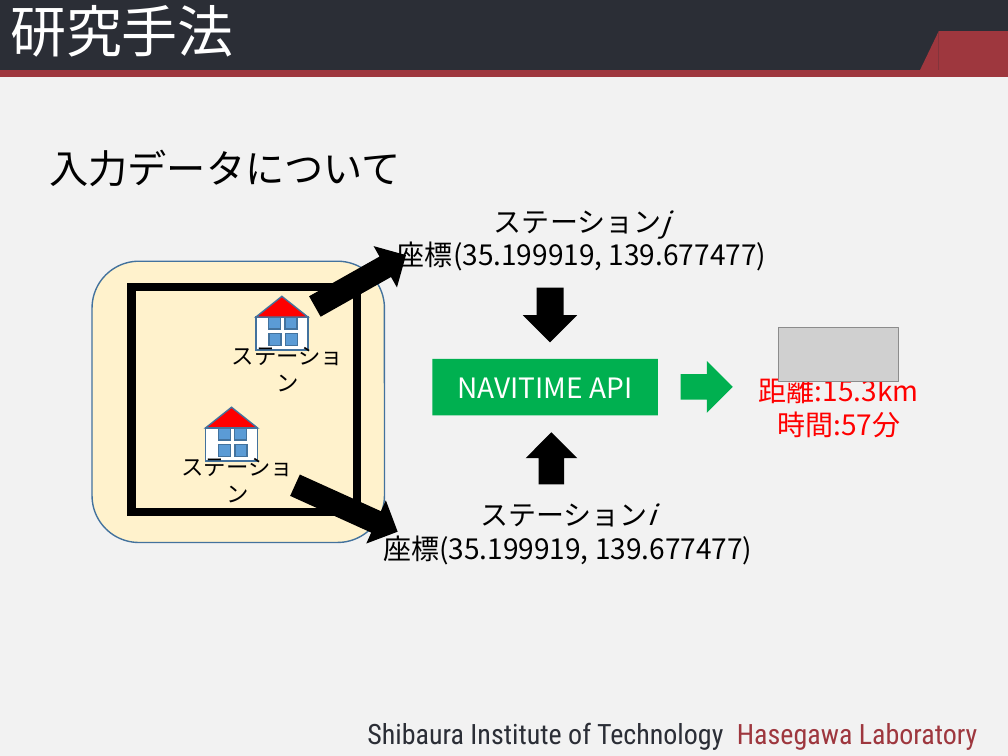
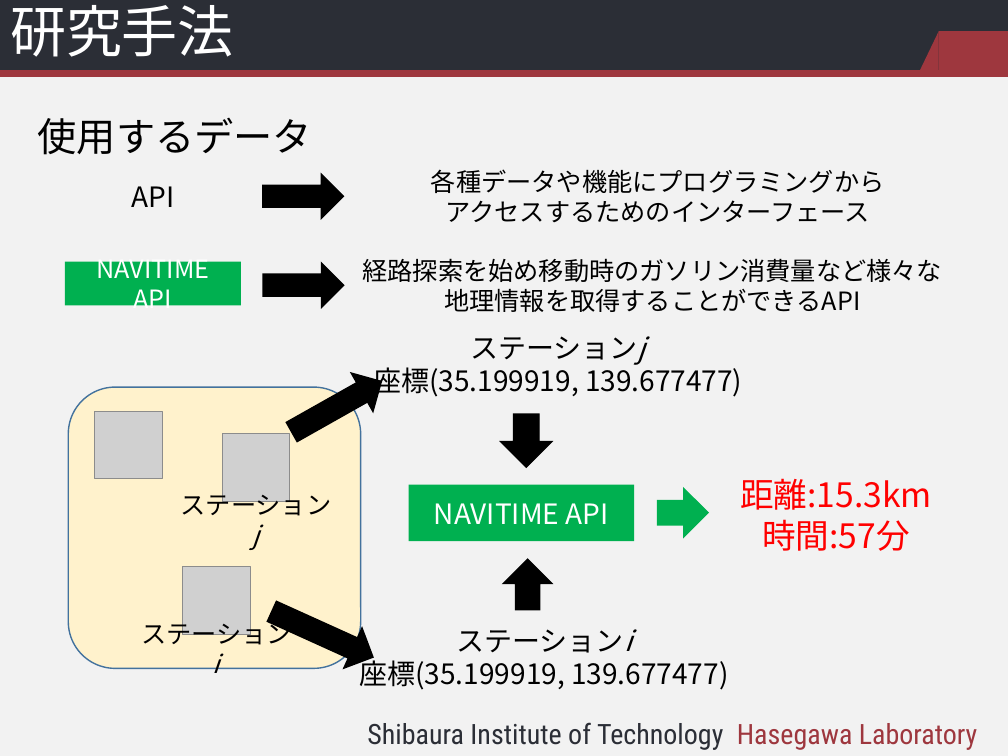
Before and after one commit to kotaro912214/research, a slide deck: slide 8 of 中間発表/BQ16048_中間発表_関_パワポ3.pptx. Drawn at 1008x756 pixels with LibreOffice and Linux fonts; fonts in the diff are those of the drawing; grey boxes stand for pictures; background and template pictures are left out. Boxes give left, top, right and bottom in pixels: in the first picture for what was removed or moved away, otherwise in the second. Text is boxed around its words. In the diff, an @@ line names an element or a change of style, - is before the commit and + after.

```diff
--- a/中間発表/BQ16048_中間発表_関_パワポ3.pptx
+++ b/中間発表/BQ16048_中間発表_関_パワポ3.pptx
@@ text at [38, 118, 312, 155]: text changed @@
-入力データについて
+使用するデータ
@@ right arrow added at [263, 174, 344, 219], fill #000000, outline #000000 1 pt @@
@@ text added at [431, 169, 885, 222], 18 pt, text #000000 @@
+各種データや機能にプログラミングから
+アクセスするためのインターフェース
@@ text added at [131, 186, 174, 207], 20 pt, text #000000 @@
+API
@@ rectangle added at [65, 262, 241, 306], fill #00B050, 18 pt, text #FFFFFF @@
+NAVITIME API
@@ right arrow added at [263, 263, 344, 307], fill #000000, outline #000000 1 pt @@
@@ text added at [363, 258, 943, 312], 18 pt, text #000000 @@
+経路探索を始め移動時のガソリン消費量など様々な地理情報を取得することができるAPI
@@ rectangle removed at [131, 286, 357, 512] @@
@@ group removed at [256, 296, 308, 350]: 5 rectangles, 1 triangle @@
@@ picture removed at [779, 328, 899, 381] @@
@@ picture added at [95, 411, 162, 479] @@
@@ group removed at [206, 407, 258, 461]: 5 rectangles, 1 triangle @@
@@ picture added at [223, 433, 290, 501] @@
@@ text "距離:15.3km": place and size @@
-text "距離:15.3km" at [759, 373, 919, 438]
+text "距離:15.3km" at [740, 478, 932, 551]
@@ text "距離:15.3km" at [740, 478, 932, 551]: size 20 to 24 pt @@
@@ text at [181, 488, 332, 550]: text changed; size 16 to 18 pt @@
-ステーション
+ステーションj
@@ 5 right arrows, 2 texts, 1 rectangle, 1 rounded rectangle: place and size @@
-5 right arrows, 2 texts, 1 rectangle, 1 rounded rectangle at [92, 210, 766, 565]
+5 right arrows, 2 texts, 1 rectangle, 1 rounded rectangle at [69, 336, 742, 690]
@@ picture added at [182, 566, 250, 634] @@
@@ text at [141, 617, 292, 673]: text changed; size 16 to 18 pt @@
-ステーション
+ステーションi
```
Also in this commit, not shown: 8 other slides changed, 3 slides added, 2 slides removed, 14 other files.
